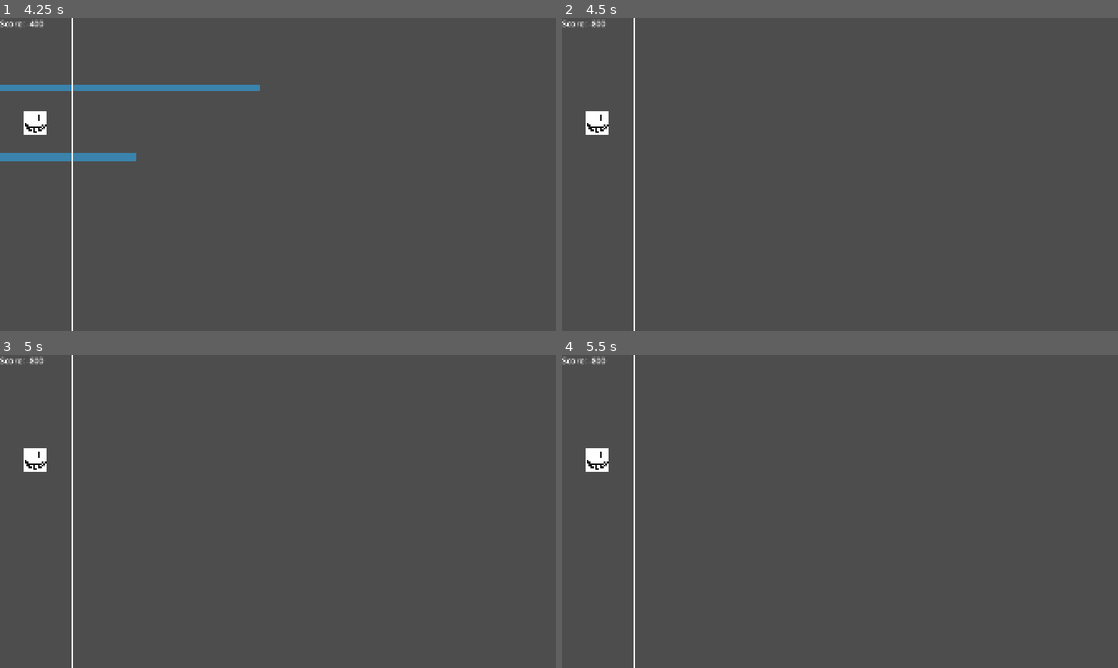
Above: before the commit, frames 1-4 (two rows, left to right).
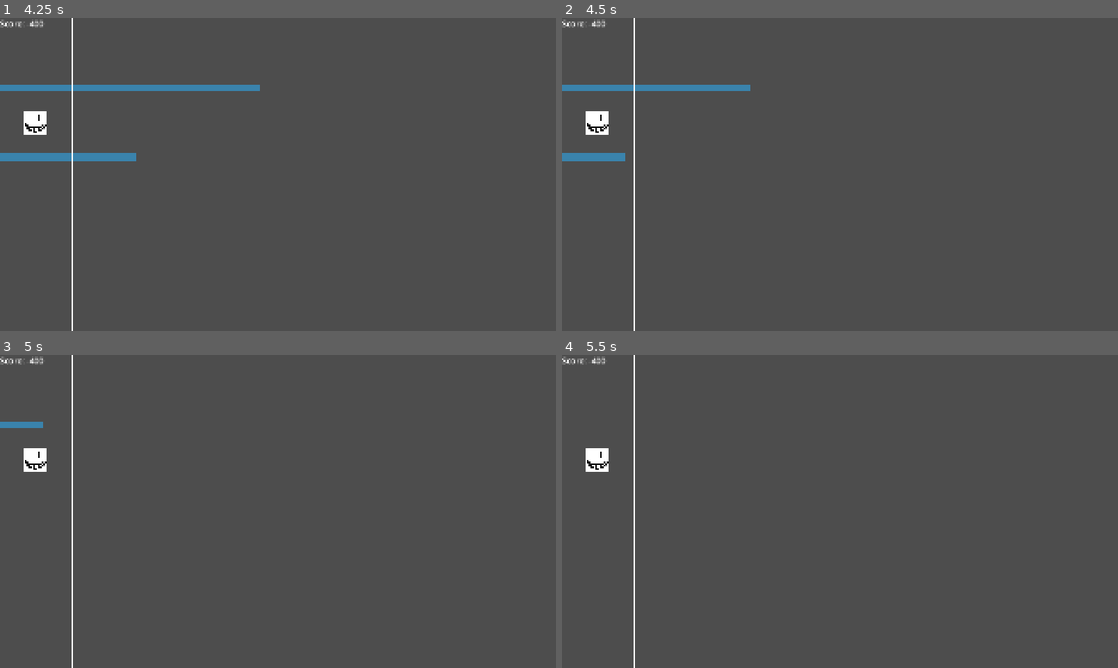
Above: after the commit, the same moments.

Repository: Mangod4435/project-dasher
Game: Godot game, scene res://Scenes/MainGame.tscn
Same seed, same stepped clock (60 frames per second), same inputs: the game is played once before the commit and once after it.
Inputs:
- Up to frame 1 (4.25 s): tap Enter at 0.5 s; tap Space at 1.25 s
- Up to frame 2 (4.5 s): tap Enter at 4.25 s
- Up to frame 3 (5 s): no input
- Up to frame 4 (5.5 s): tap Space at 5 s

Frame 1 is identical in both runs. In frame 2, 1.0% of the frame differs, in the area x 0-34%, y 1-46%; in frame 3, 0.2%; in frame 4, less than 0.1%.

Commit message:
feat: fix the end node not holding

Diff:
--- a/Scripts/Note.gd
+++ b/Scripts/Note.gd
@@ -14,7 +14,7 @@
 	if area.is_in_group("BaseLine"):
 		_touching_baseline = false
 
-func _unhandled_input(event: InputEvent) -> void:
+func _input(event: InputEvent) -> void:
 	if _touching_baseline:
 		_on_note_touch(event)
 
@@ -30,6 +30,11 @@
 		ScoreManager.currentScore -= 200
 		queue_free()
 	position.x -= SPEED
+	# End condition: check every frame while touching baseline, since holding
+	# a key steady produces no new input event for _on_note_touch to react to
+	if _touching_baseline and get_meta("Type") == "End" and InputState.is_any_key_held():
+		ScoreManager.currentScore += 200
+		queue_free()
 
 # custom signal
 func _on_note_touch(_event: InputEvent):
@@ -54,11 +59,6 @@
 			ScoreManager.currentScore += score
 			queue_free()
 
-		# End condition
-		elif InputState.is_any_key_held() and _meta == "End":
-			ScoreManager.currentScore += 200
-			queue_free()
-
 		# Tail condition
 		elif _released and _meta == "Tail":
 			if InputState.is_any_key_held():
